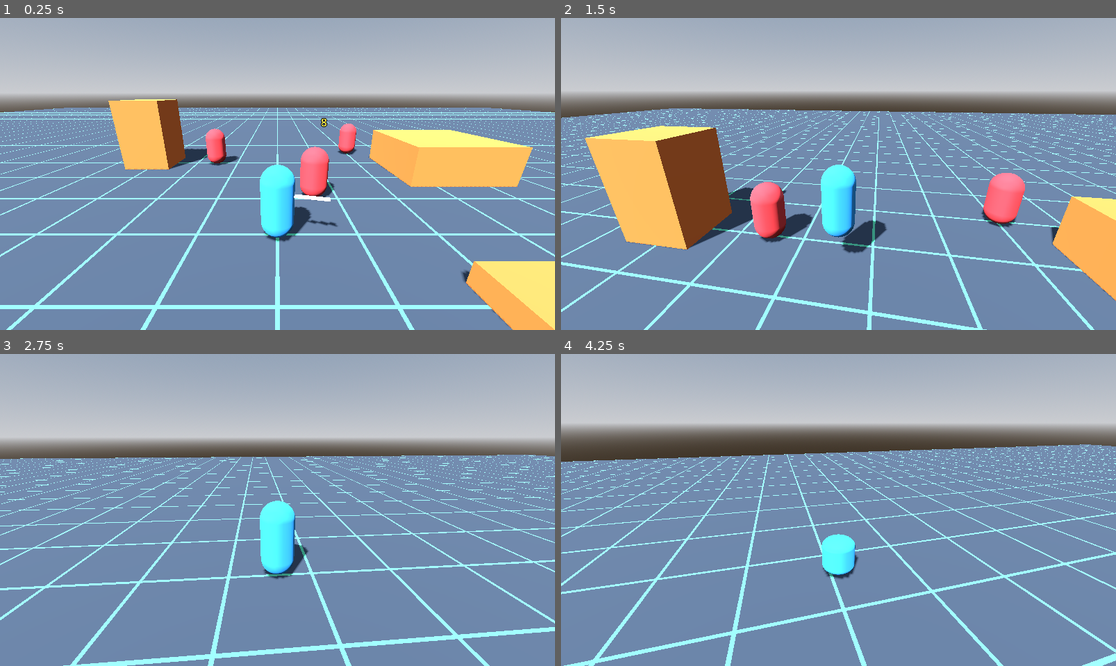
Above: before the commit, frames 1-4 (two rows, left to right).
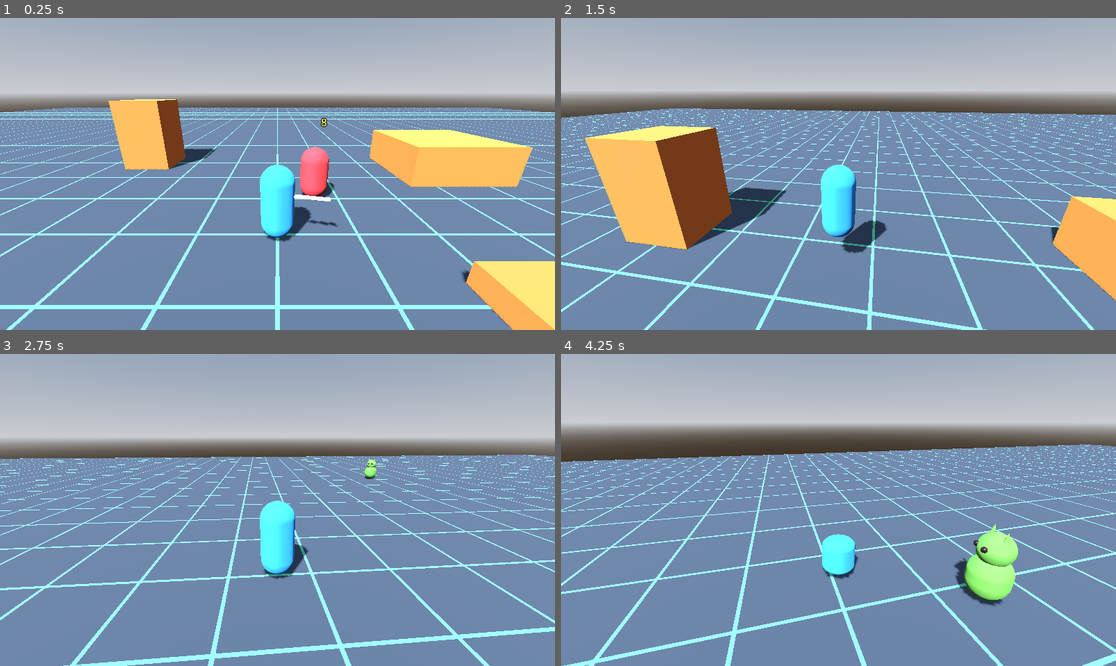
Above: after the commit, the same moments.

Repository: MotelPaso/chipeteao-main
Game: Godot game, scene res://scenes/world/Main.tscn
Two runs of this game, one before a commit and one after it. Both use one fixed random seed, a clock stepped at 60 frames per second and the inputs below.
Inputs (mouse positions are in pixels of both pictures, inside the frame that each line leads up to):
- Up to frame 1 (0.25 s): no input
- Up to frame 2 (1.5 s): move the mouse to (866, 174) at 0.52 s; hold Shift (sprint) 0.53-1.28 s; hold W (move_forward) from 0.53 s (still down); tap Space (jump) at 0.77 s; move the mouse to (810, 174) at 1.27 s; tap Shift (sprint) at 1.35 s
- Up to frame 3 (2.75 s): keep holding W (move_forward); tap Space (jump) at 1.52 s; move the mouse to (288, 503) at 2.02 s; hold Shift (sprint) from 2.03 s (still down)
- Up to frame 4 (4.25 s): keep holding W (move_forward); move the mouse to (832, 516) at 2.77 s; release Shift (sprint) at 2.78 s; tap Shift (sprint) at 2.85 s; tap Space (jump) at 3.02, 3.77 s; move the mouse to (877, 513) at 3.52 s; hold Shift (sprint) from 3.53 s (still down)

The runs differ from the first frame. In frame 1, 0.7% of the frame differs, in the area x 37-65%, y 33-48%; in frame 2, 2.3%, in the area x 34-84%, y 49-72%; in frame 3, 0.1%; in frame 4, 1.9%.

Commit message:
Add enemy spawner and grunt AI: horde seeking, melee damage, time-scaled difficulty
Co-Authored-By: Claude Fable 5 <noreply@anthropic.com>

Diff:
--- /dev/null
+++ b/scenes/enemies/Grunt.tscn
@@ -0,0 +1,76 @@
+[gd_scene load_steps=10 format=3 uid="uid://bqgr4nt0h3v2e"]
+
+[ext_resource type="Script" path="res://scripts/enemies/grunt.gd" id="1_grunt"]
+[ext_resource type="Script" path="res://scripts/systems/health.gd" id="2_health"]
+
+[sub_resource type="StandardMaterial3D" id="StandardMaterial3D_skin"]
+albedo_color = Color(0.38, 0.62, 0.28, 1)
+roughness = 0.9
+
+[sub_resource type="StandardMaterial3D" id="StandardMaterial3D_eye"]
+albedo_color = Color(0.14, 0.09, 0.08, 1)
+roughness = 0.4
+
+[sub_resource type="CapsuleMesh" id="CapsuleMesh_body"]
+material = SubResource("StandardMaterial3D_skin")
+radius = 0.42
+height = 1.0
+
+[sub_resource type="SphereMesh" id="SphereMesh_head"]
+material = SubResource("StandardMaterial3D_skin")
+radius = 0.34
+height = 0.68
+
+[sub_resource type="CylinderMesh" id="CylinderMesh_horn"]
+material = SubResource("StandardMaterial3D_skin")
+top_radius = 0.0
+bottom_radius = 0.09
+height = 0.32
+
+[sub_resource type="SphereMesh" id="SphereMesh_eye"]
+material = SubResource("StandardMaterial3D_eye")
+radius = 0.06
+height = 0.12
+
+[sub_resource type="CapsuleShape3D" id="CapsuleShape3D_grunt"]
+radius = 0.42
+height = 1.2
+
+[node name="Grunt" type="CharacterBody3D" groups=["enemies"]]
+collision_layer = 2
+collision_mask = 3
+script = ExtResource("1_grunt")
+
+[node name="CollisionShape3D" type="CollisionShape3D" parent="."]
+transform = Transform3D(1, 0, 0, 0, 1, 0, 0, 0, 1, 0, 0.6, 0)
+shape = SubResource("CapsuleShape3D_grunt")
+
+[node name="Visual" type="Node3D" parent="."]
+
+[node name="Body" type="MeshInstance3D" parent="Visual"]
+transform = Transform3D(1, 0, 0, 0, 1, 0, 0, 0, 1, 0, 0.5, 0)
+mesh = SubResource("CapsuleMesh_body")
+
+[node name="Head" type="MeshInstance3D" parent="Visual"]
+transform = Transform3D(1, 0, 0, 0, 1, 0, 0, 0, 1, 0, 1.12, 0)
+mesh = SubResource("SphereMesh_head")
+
+[node name="HornL" type="MeshInstance3D" parent="Visual"]
+transform = Transform3D(1, 0, 0, 0, 1, 0, 0, 0, 1, -0.2, 1.42, 0)
+mesh = SubResource("CylinderMesh_horn")
+
+[node name="HornR" type="MeshInstance3D" parent="Visual"]
+transform = Transform3D(1, 0, 0, 0, 1, 0, 0, 0, 1, 0.2, 1.42, 0)
+mesh = SubResource("CylinderMesh_horn")
+
+[node name="EyeL" type="MeshInstance3D" parent="Visual"]
+transform = Transform3D(1, 0, 0, 0, 1, 0, 0, 0, 1, -0.13, 1.18, -0.31)
+mesh = SubResource("SphereMesh_eye")
+
+[node name="EyeR" type="MeshInstance3D" parent="Visual"]
+transform = Transform3D(1, 0, 0, 0, 1, 0, 0, 0, 1, 0.13, 1.18, -0.31)
+mesh = SubResource("SphereMesh_eye")
+
+[node name="Health" type="Node" parent="."]
+script = ExtResource("2_health")
+max_hp = 20.0
--- a/scenes/player/Player.tscn
+++ b/scenes/player/Player.tscn
@@ -1,7 +1,8 @@
-[gd_scene load_steps=7 format=3 uid="uid://c8k2h1n3m5p0a"]
+[gd_scene load_steps=8 format=3 uid="uid://c8k2h1n3m5p0a"]
 
 [ext_resource type="Script" path="res://scripts/player/player.gd" id="1_player"]
 [ext_resource type="PackedScene" uid="uid://bqw7e3f1xk2ma" path="res://scenes/weapons/Shortsword.tscn" id="2_shortsword"]
+[ext_resource type="Script" path="res://scripts/systems/health.gd" id="3_health"]
 
 [sub_resource type="CapsuleShape3D" id="CapsuleShape3D_1"]
 radius = 0.4
@@ -17,7 +18,8 @@
 [sub_resource type="SphereShape3D" id="SphereShape3D_1"]
 radius = 0.05
 
-[node name="Player" type="CharacterBody3D"]
+[node name="Player" type="CharacterBody3D" groups=["player"]]
+collision_mask = 3
 script = ExtResource("1_player")
 
 [node name="CollisionShape3D" type="CollisionShape3D" parent="."]
@@ -42,3 +44,7 @@
 transform = Transform3D(1, 0, 0, 0, 1, 0, 0, 0, 1, 0, 1.1, 0)
 
 [node name="Shortsword" parent="Weapons" instance=ExtResource("2_shortsword")]
+
+[node name="Health" type="Node" parent="."]
+script = ExtResource("3_health")
+max_hp = 100.0
--- a/scenes/world/Main.tscn
+++ b/scenes/world/Main.tscn
@@ -1,7 +1,9 @@
-[gd_scene load_steps=19 format=3 uid="uid://dqv5m2x8rk1fj"]
+[gd_scene load_steps=21 format=3 uid="uid://dqv5m2x8rk1fj"]
 
 [ext_resource type="PackedScene" uid="uid://c8k2h1n3m5p0a" path="res://scenes/player/Player.tscn" id="1_player"]
 [ext_resource type="PackedScene" uid="uid://dn4r8t2ycv5qb" path="res://scenes/enemies/TargetDummy.tscn" id="2_dummy"]
+[ext_resource type="Script" path="res://scripts/systems/enemy_spawner.gd" id="3_spawner"]
+[ext_resource type="PackedScene" uid="uid://bqgr4nt0h3v2e" path="res://scenes/enemies/Grunt.tscn" id="4_grunt"]
 
 [sub_resource type="Shader" id="Shader_grid"]
 code = "shader_type spatial;
@@ -141,8 +143,6 @@
 [node name="TargetDummy" parent="Dummies" instance=ExtResource("2_dummy")]
 transform = Transform3D(1, 0, 0, 0, 1, 0, 0, 0, 1, 1.2, 0, -2.2)
 
-[node name="TargetDummy2" parent="Dummies" instance=ExtResource("2_dummy")]
-transform = Transform3D(1, 0, 0, 0, 1, 0, 0, 0, 1, -3, 0, -6)
-
-[node name="TargetDummy3" parent="Dummies" instance=ExtResource("2_dummy")]
-transform = Transform3D(1, 0, 0, 0, 1, 0, 0, 0, 1, 4, 0, -8)
+[node name="EnemySpawner" type="Node3D" parent="."]
+script = ExtResource("3_spawner")
+grunt_scene = ExtResource("4_grunt")
--- /dev/null
+++ b/scripts/enemies/grunt.gd
@@ -0,0 +1,103 @@
+extends CharacterBody3D
+## Melee grunt: seeks the player in a straight line (flat arena, no navmesh
+## yet) with a light separation push from nearby enemies so hordes spread
+## into a mob instead of stacking. Damages the player on contact, on a
+## cooldown. Dies via its Health child with a quick squash-out tween.
+
+@export var move_speed: float = 4.0
+@export var turn_speed: float = 10.0
+@export var contact_damage: float = 5.0
+@export var attack_cooldown: float = 0.8
+@export var attack_range: float = 1.3
+@export var separation_radius: float = 1.2
+@export var separation_strength: float = 1.5
+
+@onready var _health: Health = $Health
+@onready var _visual: Node3D = $Visual
+@onready var _collision: CollisionShape3D = $CollisionShape3D
+
+var _gravity: float = ProjectSettings.get_setting("physics/3d/default_gravity", 9.8)
+var _attack_timer: float = 0.0
+
+
+func _ready() -> void:
+	_health.died.connect(_on_died)
+
+
+func _physics_process(delta: float) -> void:
+	if not is_on_floor():
+		velocity.y -= _gravity * delta
+	_attack_timer = maxf(_attack_timer - delta, 0.0)
+
+	var steer := Vector3.ZERO
+	var player := get_tree().get_first_node_in_group("player") as Node3D
+	if player != null:
+		var to_player := player.global_position - global_position
+		to_player.y = 0.0
+		var distance := to_player.length()
+		if distance > 0.001:
+			steer = to_player / distance
+		_try_attack(player, distance)
+
+	steer += _separation_push() * separation_strength
+	steer.y = 0.0
+	if steer.length_squared() > 1.0:
+		steer = steer.normalized()
+	velocity.x = steer.x * move_speed
+	velocity.z = steer.z * move_speed
+
+	if steer.length_squared() > 0.0001:
+		# Face movement direction (-Z forward).
+		var target_yaw := atan2(-steer.x, -steer.z)
+		rotation.y = lerp_angle(rotation.y, target_yaw, minf(turn_speed * delta, 1.0))
+
+	move_and_slide()
+
+
+func _try_attack(player: Node3D, distance: float) -> void:
+	if _attack_timer > 0.0 or distance > attack_range:
+		return
+	# Height gate: a player on a ledge above is out of melee reach.
+	if absf(player.global_position.y - global_position.y) > 1.6:
+		return
+	var player_health := Health.find_in(player)
+	if player_health == null or player_health.is_dead:
+		return
+	_attack_timer = attack_cooldown
+	player_health.take_damage(contact_damage)
+
+
+## Sums push-away vectors from living "enemies" within separation_radius,
+## with falloff (strongest when overlapping, zero at the edge). O(n^2) over
+## the horde, fine at the spawner's cap on a flat arena.
+func _separation_push() -> Vector3:
+	var push := Vector3.ZERO
+	for enemy in get_tree().get_nodes_in_group("enemies"):
+		var other := enemy as Node3D
+		if other == null or other == self or not other.is_inside_tree():
+			continue
+		var away := global_position - other.global_position
+		away.y = 0.0
+		var dist := away.length()
+		if dist >= separation_radius:
+			continue
+		if dist < 0.01:
+			# Perfectly stacked bodies: nudge apart in a stable per-instance direction.
+			away = Vector3.RIGHT.rotated(Vector3.UP, float(get_instance_id() % 64) * TAU / 64.0)
+			dist = 0.01
+		push += (away / dist) * (1.0 - dist / separation_radius)
+	return push
+
+
+func _on_died() -> void:
+	# Leave the group first so weapons and separation ignore the corpse.
+	remove_from_group("enemies")
+	set_physics_process(false)
+	_collision.set_deferred("disabled", true)
+	var tween := create_tween()
+	tween.set_parallel(true)
+	tween.tween_property(_visual, "rotation:x", -TAU * 0.25, 0.3) \
+			.set_trans(Tween.TRANS_QUAD).set_ease(Tween.EASE_IN)
+	tween.tween_property(_visual, "scale", Vector3.ONE * 0.05, 0.3) \
+			.set_trans(Tween.TRANS_BACK).set_ease(Tween.EASE_IN)
+	tween.chain().tween_callback(queue_free)
--- a/scripts/player/player.gd
+++ b/scripts/player/player.gd
@@ -23,6 +23,7 @@
 @onready var spring_arm: SpringArm3D = $SpringArm3D
 @onready var collision_shape: CollisionShape3D = $CollisionShape3D
 @onready var mesh_instance: MeshInstance3D = $MeshInstance3D
+@onready var health: Health = $Health
 
 var _gravity: float = ProjectSettings.get_setting("physics/3d/default_gravity", 9.8)
 var _default_collision_height: float = 1.8
@@ -38,6 +39,7 @@
 
 
 func _ready() -> void:
+	health.died.connect(_on_health_died)
 	Input.set_mouse_mode(Input.MOUSE_MODE_CAPTURED)
 	# The camera arm must ignore our own capsule or it pushes the camera in.
 	spring_arm.add_excluded_object(get_rid())
@@ -101,6 +103,11 @@
 	move_and_slide()
 
 
+func _on_health_died() -> void:
+	# Death/run-end screen comes in a later iteration; just log for now.
+	print("Player died. Run over.")
+
+
 func _can_start_slide(wish_dir: Vector3) -> bool:
 	if not Input.is_action_pressed("sprint") or wish_dir == Vector3.ZERO:
 		return false
--- /dev/null
+++ b/scripts/systems/enemy_spawner.gd
@@ -0,0 +1,63 @@
+extends Node3D
+## Spawns grunts on a timer in a ring around the player, off-screen-ish.
+## Difficulty ramps with elapsed run time: the interval shrinks and the
+## per-tick count grows (GDD 6: swarms scale over the run timer). Spawned
+## grunts are added as children, so the active count is just child count.
+
+@export var grunt_scene: PackedScene
+@export var max_active: int = 80
+@export_group("Spawn Ring")
+@export var min_radius: float = 18.0
+@export var max_radius: float = 25.0
+## Half-size of the floor plate, minus a margin, so ring spawns near an
+## arena edge still land on the floor.
+@export var arena_half_extent: float = 48.0
+@export_group("Difficulty Ramp")
+@export var start_interval: float = 2.5
+@export var min_interval: float = 0.4
+@export var interval_shrink_per_minute: float = 0.35
+@export var base_count_per_tick: int = 1
+@export var extra_count_per_minute: float = 0.5
+
+## Elapsed run time in seconds; the HUD run timer will read this later.
+var run_time: float = 0.0
+
+var _spawn_timer: float = 0.0  # starts due, so the action begins immediately
+
+
+func _physics_process(delta: float) -> void:
+	run_time += delta
+	_spawn_timer -= delta
+	if _spawn_timer > 0.0:
+		return
+	_spawn_timer = current_interval()
+	var budget := mini(current_count_per_tick(), max_active - get_child_count())
+	for i in budget:
+		_spawn_one()
+
+
+func current_interval() -> float:
+	var minutes := run_time / 60.0
+	return maxf(start_interval - interval_shrink_per_minute * minutes, min_interval)
+
+
+func current_count_per_tick() -> int:
+	var minutes := run_time / 60.0
+	return base_count_per_tick + int(minutes * extra_count_per_minute)
+
+
+func _spawn_one() -> void:
+	if grunt_scene == null:
+		return
+	var player := get_tree().get_first_node_in_group("player") as Node3D
+	if player == null:
+		return
+	var angle := randf() * TAU
+	var pos := player.global_position \
+			+ Vector3(cos(angle), 0.0, sin(angle)) * randf_range(min_radius, max_radius)
+	pos.x = clampf(pos.x, -arena_half_extent, arena_half_extent)
+	pos.z = clampf(pos.z, -arena_half_extent, arena_half_extent)
+	pos.y = 0.05
+	var grunt := grunt_scene.instantiate() as Node3D
+	add_child(grunt)
+	grunt.global_position = pos
Not shown, added: scripts/enemies/grunt.gd.uid
Not shown, added: scripts/systems/enemy_spawner.gd.uid
Not shown, changed: CHANGELOG.md
